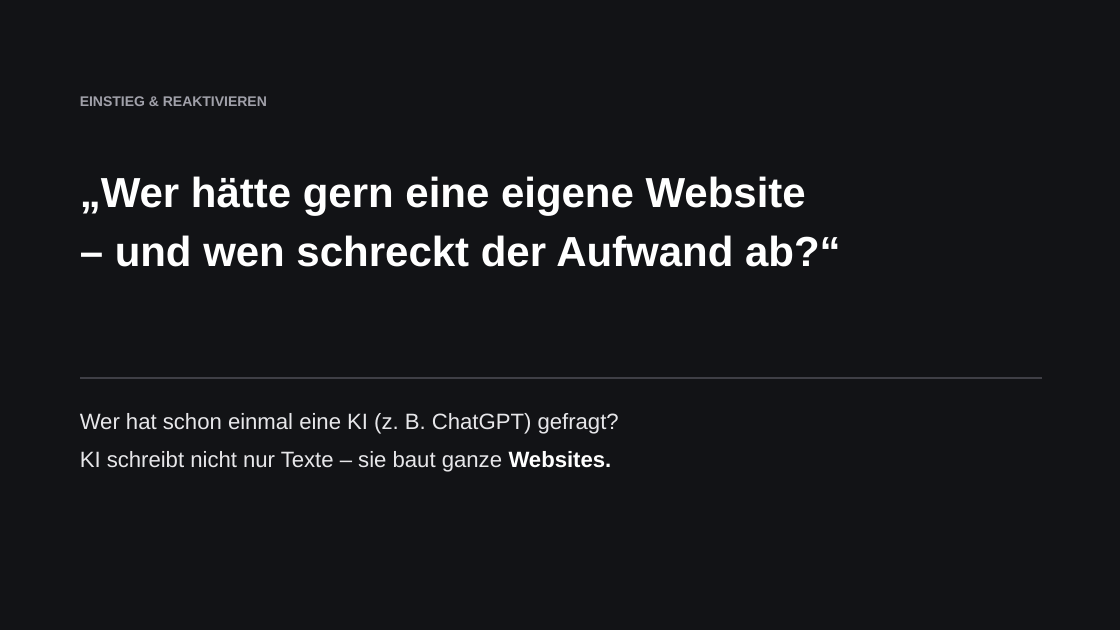
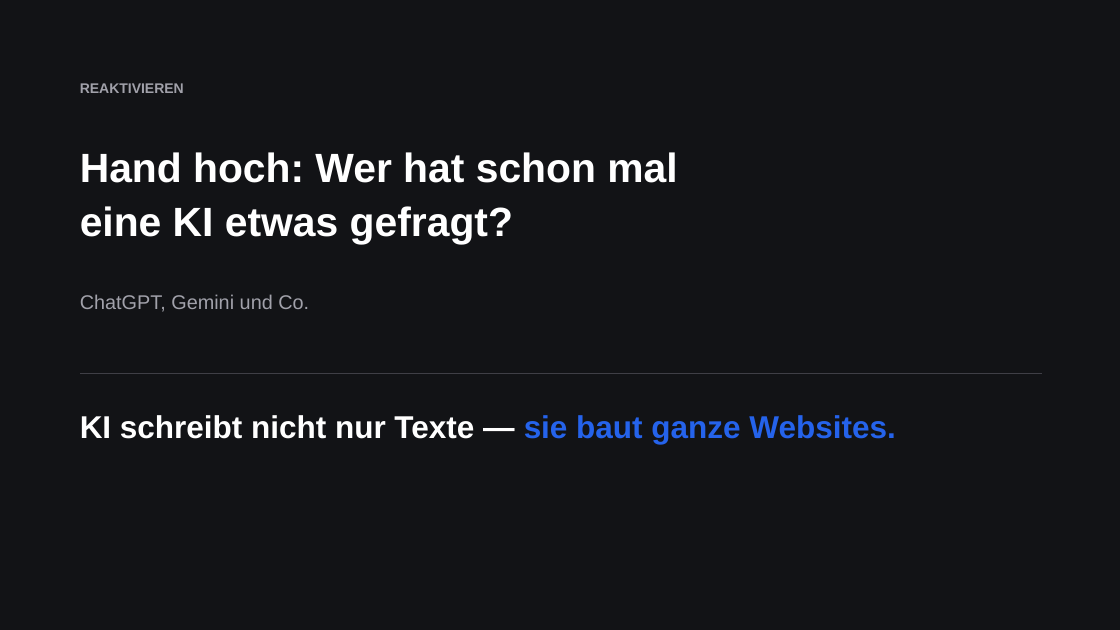
Before and after one commit to criseone/meine-website-ai-studio, a slide deck: slide 4 of unterlagen/slides.pptx (slide 2 before the commit). Drawn at 1120x630 pixels with LibreOffice and Linux fonts; fonts in the diff are those of the drawing. Boxes give left, top, right and bottom in pixels: in the first picture for what was removed or moved away, otherwise in the second. Text is boxed around its words. In the diff, an @@ line names an element or a change of style, - is before the commit and + after.

```diff
--- a/unterlagen/slides.pptx
+++ b/unterlagen/slides.pptx
@@ text at bbox=[80, 83, 184, 93]: text changed @@
-EINSTIEG & REAKTIVIEREN
+REAKTIVIEREN
@@ text at bbox=[80, 152, 677, 245]: text changed; size 36 to 35 pt @@
-„Wer hätte gern eine eigene Website
-– und wen schreckt der Aufwand ab?“
+Hand hoch: Wer hat schon mal
+eine KI etwas gefragt?
@@ text added at bbox=[80, 294, 309, 312], 17 pt, text #A1A1AA @@
+ChatGPT, Gemini und Co.
@@ line moved from (80, 378) - (1042, 378) to (80, 374) - (1042, 374) @@
@@ text at bbox=[80, 415, 895, 444]: text changed; size 19 to 27 pt; text colour #E7E7EA to #FFFFFF; bold on @@
-Wer hat schon einmal eine KI (z. B. ChatGPT) gefragt?
-KI schreibt nicht nur Texte – sie baut ganze Websites.
+KI schreibt nicht nur Texte — sie baut ganze Websites.
```
Also in this commit, not shown: 7 other slides changed, 8 other files.
